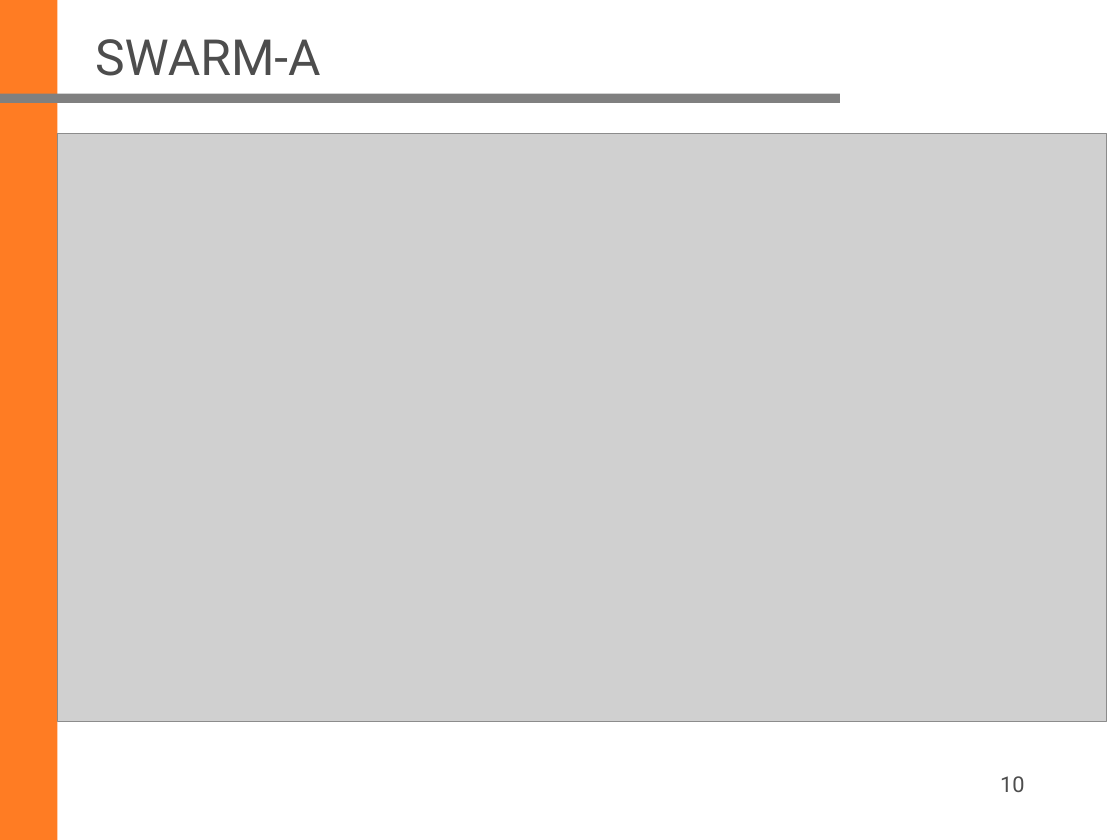
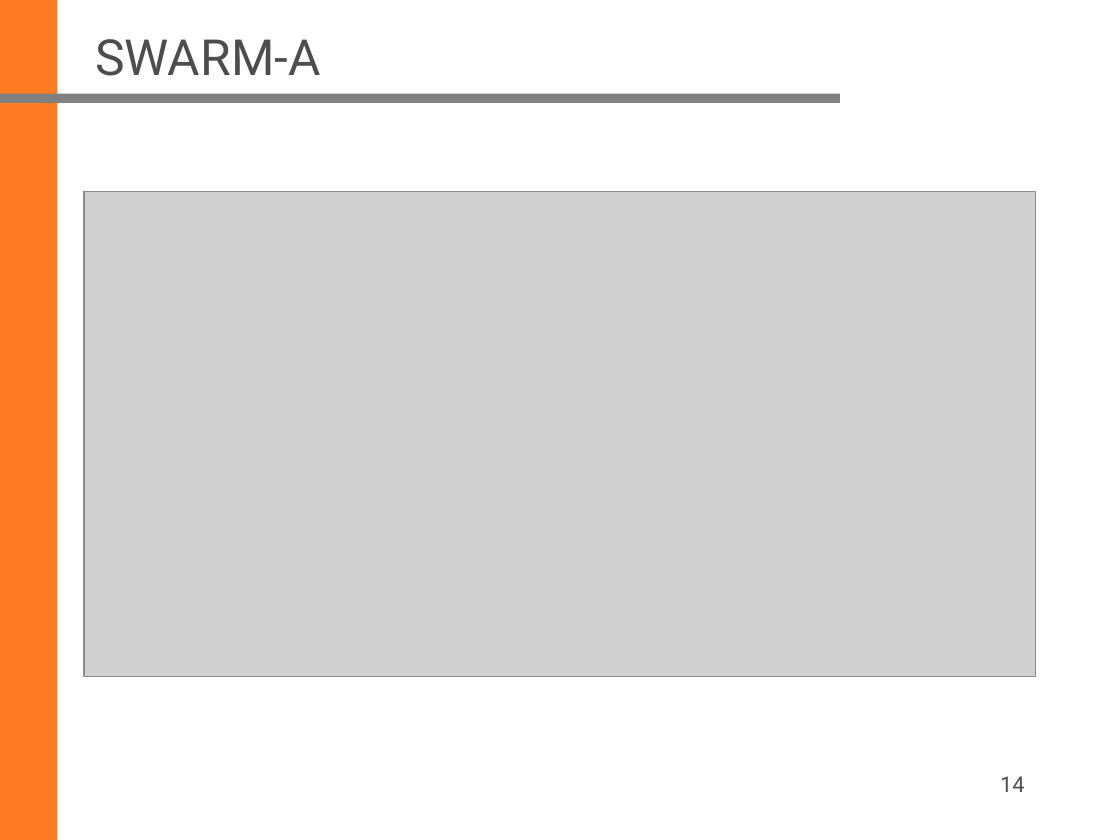
Before and after one commit to ziqing97/Seminar-Aktuelle-Geodaetische-Satelliten-missionen, a slide deck: slide 14 of Presentation/frozen_orbit1.pptx (slide 10 before the commit). Drawn at 1120x840 pixels with LibreOffice and Linux fonts; fonts in the diff are those of the drawing; grey boxes stand for pictures; background and template pictures are left out. Boxes give left, top, right and bottom in pixels: in the first picture for what was removed or moved away, otherwise in the second. Text is boxed around its words. In the diff, an @@ line names an element or a change of style, - is before the commit and + after.

```diff
--- a/Presentation/frozen_orbit1.pptx
+++ b/Presentation/frozen_orbit1.pptx
@@ picture resized from (x1=57, y1=133, x2=1107, y2=721) to (x1=84, y1=192, x2=1036, y2=676) @@
@@ page number at (x1=1000, y1=776, x2=1024, y2=792): text changed @@
-10
+14
```
Also in this commit, not shown: 15 other slides changed, 5 slides added, 2 other files.
